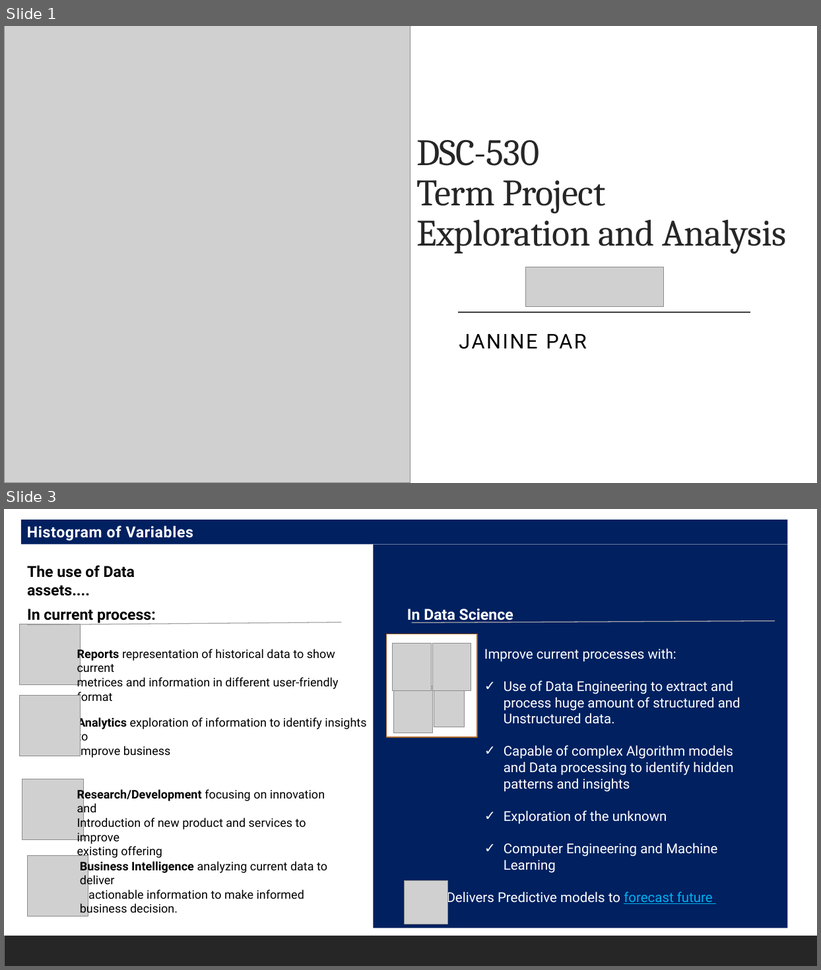
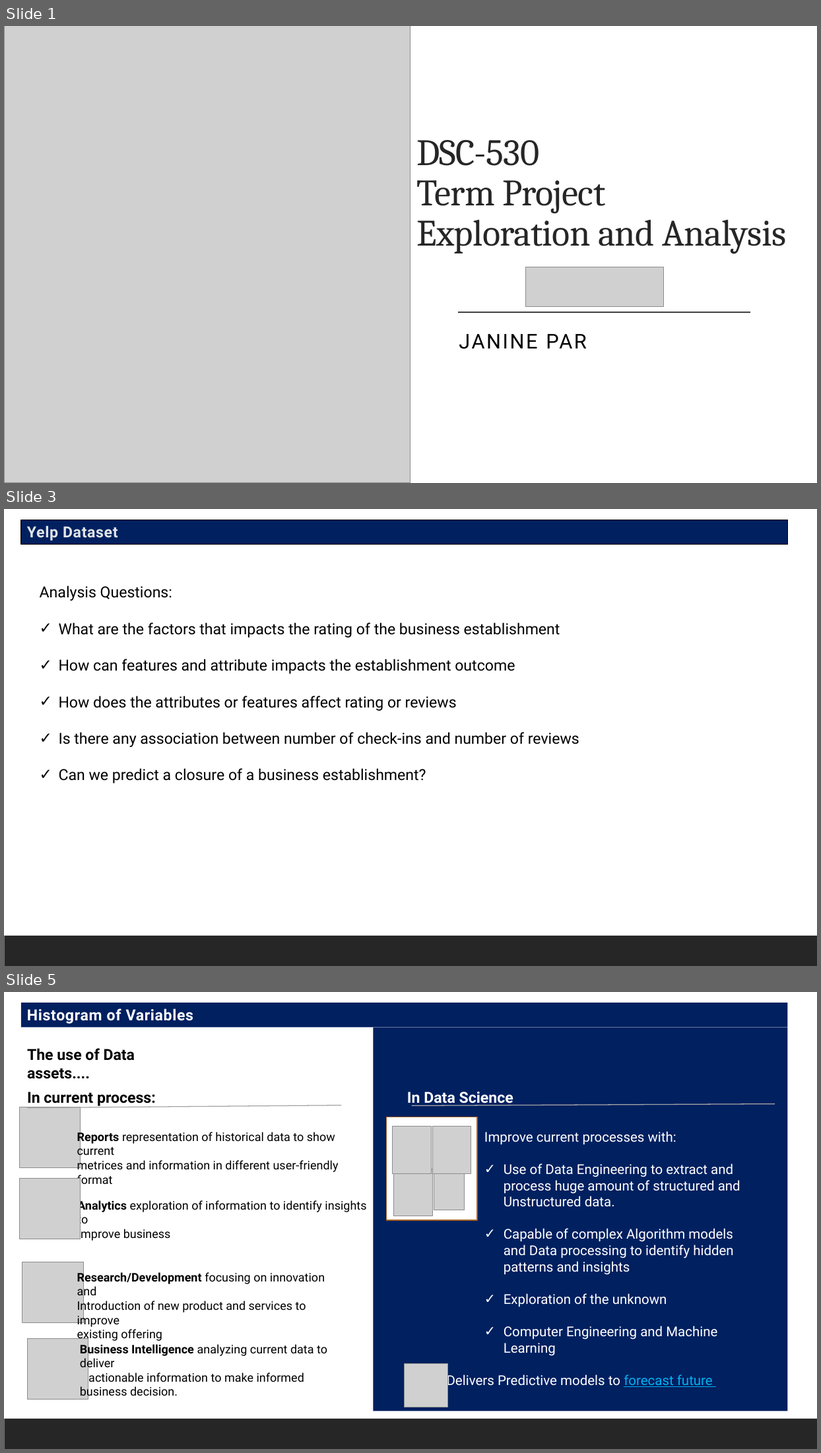
Before and after one commit to Tutay0913JP/DSC530, a slide deck: ParJanineDSC530-T303Week12_YelpDataset.pptx. Shown one above the other, each under a label of ours: slides 1 and 3 before the commit, slides 1, 3 and 5 after it; the slides between them are not shown. The pictures are 821x970 and 821x1453 pixels, drawn with LibreOffice and Linux fonts; fonts in the diff are those of the drawing; grey boxes stand for pictures. Boxes give left, top, right and bottom in pixels: in the first picture for what was removed or moved away, otherwise in the second. Text is boxed around its words. In the diff, an @@ line names an element or a change of style, - is before the commit and + after.

```diff
--- a/ParJanineDSC530-T303Week12_YelpDataset.pptx
+++ b/ParJanineDSC530-T303Week12_YelpDataset.pptx
@@ slide 3 added at [4, 509, 817, 966], background #FFFFFF; not listed: 1 template element that a slide beside it also shows @@
@@ rectangle added at [21, 520, 788, 545], fill #002060, outline #000000 1 pt, 18 pt, text #E2E5E8, bold @@
+Yelp Dataset
@@ text added at [40, 586, 580, 784], 18 pt, text #000000 @@
+Analysis Questions:
+✓ What are the factors that impacts the rating of the business establishment
+✓ How can features and attribute impacts the establishment outcome
+✓ How does the attributes or features affect rating or reviews
+✓ Is there any association between number of check-ins and number of reviews
+✓ Can we predict a closure of a business establishment?
@@ what was slide 3 is now slide 5 @@
```
Also in this commit, not shown: 1 slide changed, 2 other slides added, 2 slides removed.
